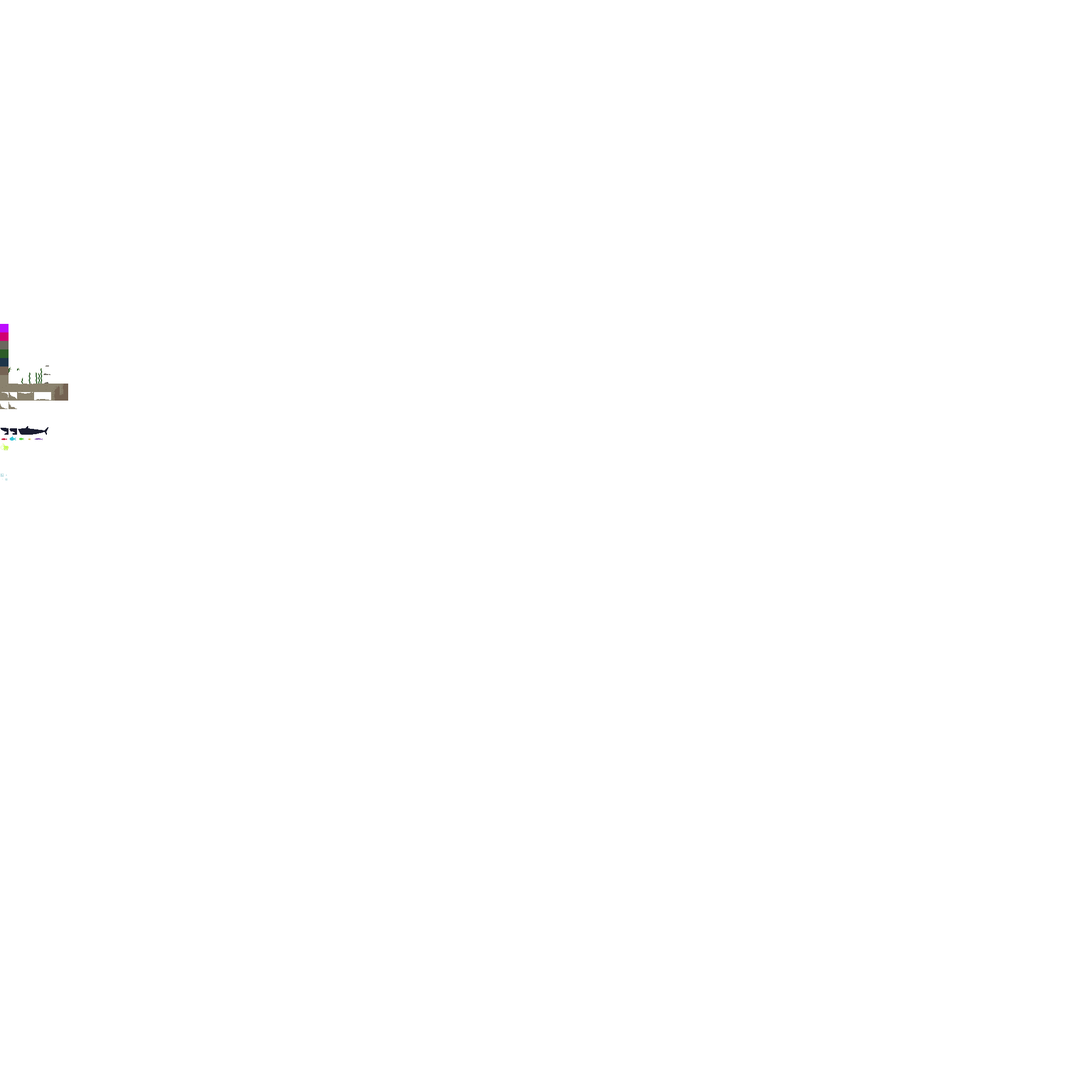
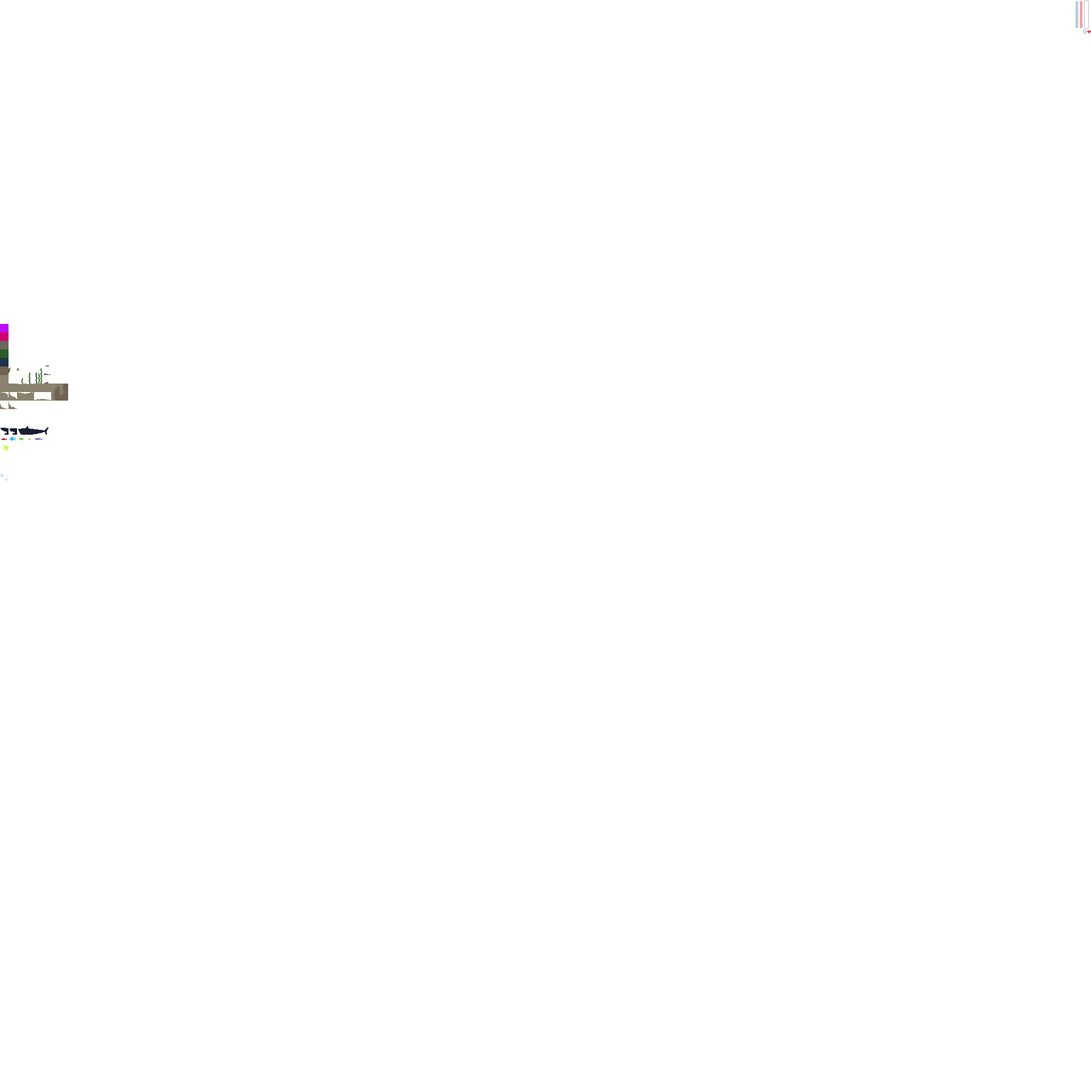
Layered file, before and after one edit (1091 x 1091). Changes by layer:
added layer "UI" (1st of 3, in "Tiles") in group "Tiles" over [1076, 0, 1091, 34]
